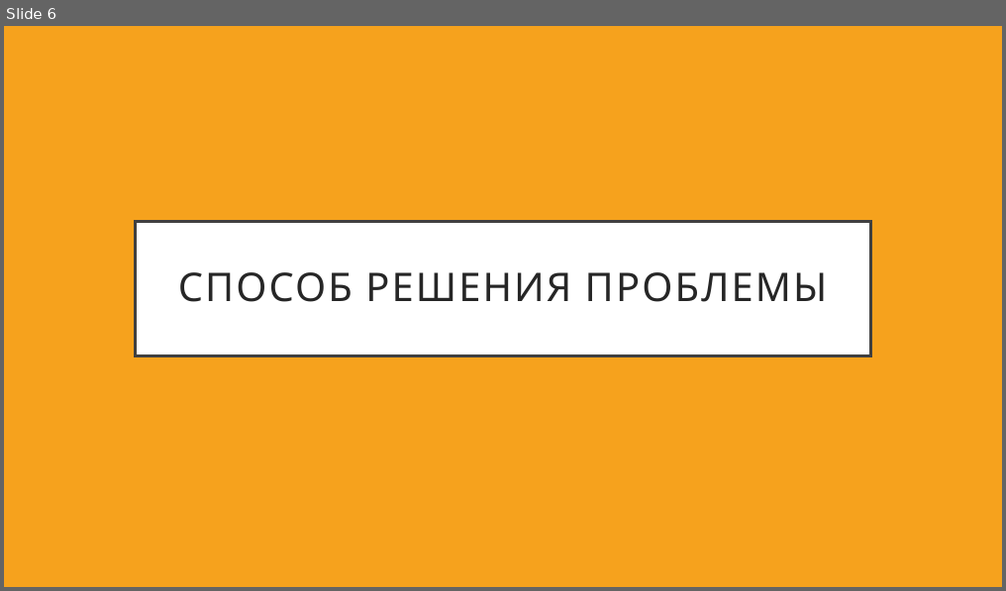
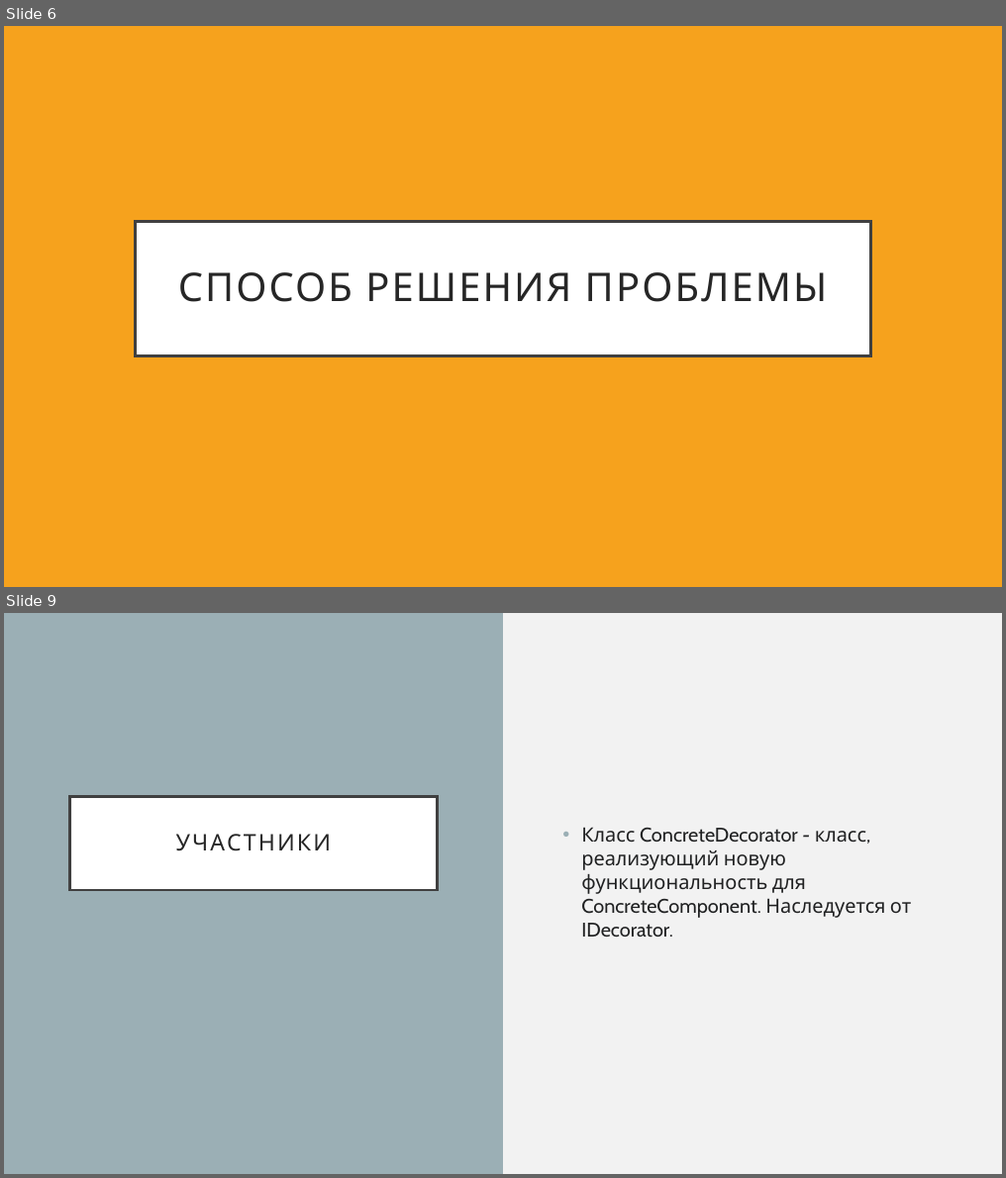
Before and after one commit to NemoNology/New-IT, a slide deck: Lab-s/Patterns/Decorator/Presentation.pptx. Shown one above the other, each under a label of ours: slide 6 before the commit, slides 6 and 9 after it; the slides between them are not shown. The pictures are 1006x591 and 1006x1178 pixels, drawn with LibreOffice and Linux fonts; fonts in the diff are those of the drawing. Boxes give left, top, right and bottom in pixels: in the first picture for what was removed or moved away, otherwise in the second. Text is boxed around its words. In the diff, an @@ line names an element or a change of style, - is before the commit and + after.

Commit message:
Decorator pattern:
Changed:
+ Presentation - B 1.0

```diff
--- a/Lab-s/Patterns/Decorator/Presentation.pptx
+++ b/Lab-s/Patterns/Decorator/Presentation.pptx
@@ slide 9 added at <box>4,613,1002,1174</box>, background #F2F2F2 @@
@@ rectangle added at <box>4,613,503,1174</box>, fill #9BAFB5 @@
@@ title added at <box>70,796,438,890</box>, fill #FFFFFF, outline #404040 2.5 pt, 22 pt, text #262626 @@
+УЧАСТНИКИ
@@ text added at <box>581,827,911,938</box>, 19 pt, text #202122 @@
+• Класс ConcreteDecorator - класс, реализующий новую функциональность для ConcreteComponent. Наследуется от IDecorator.
```
Also in this commit, not shown: 2 slides changed, 14 other slides added, 4 slides removed.
